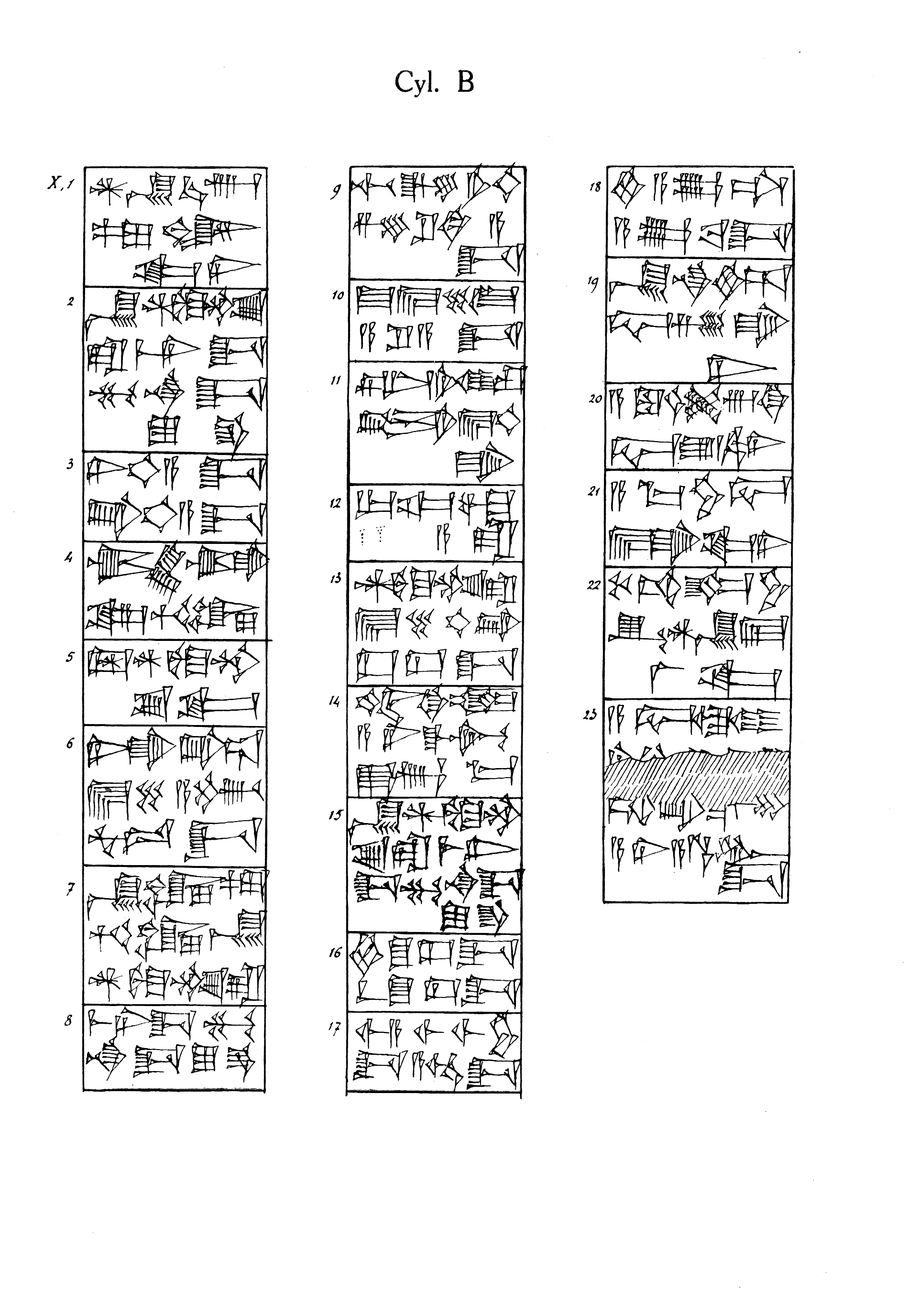
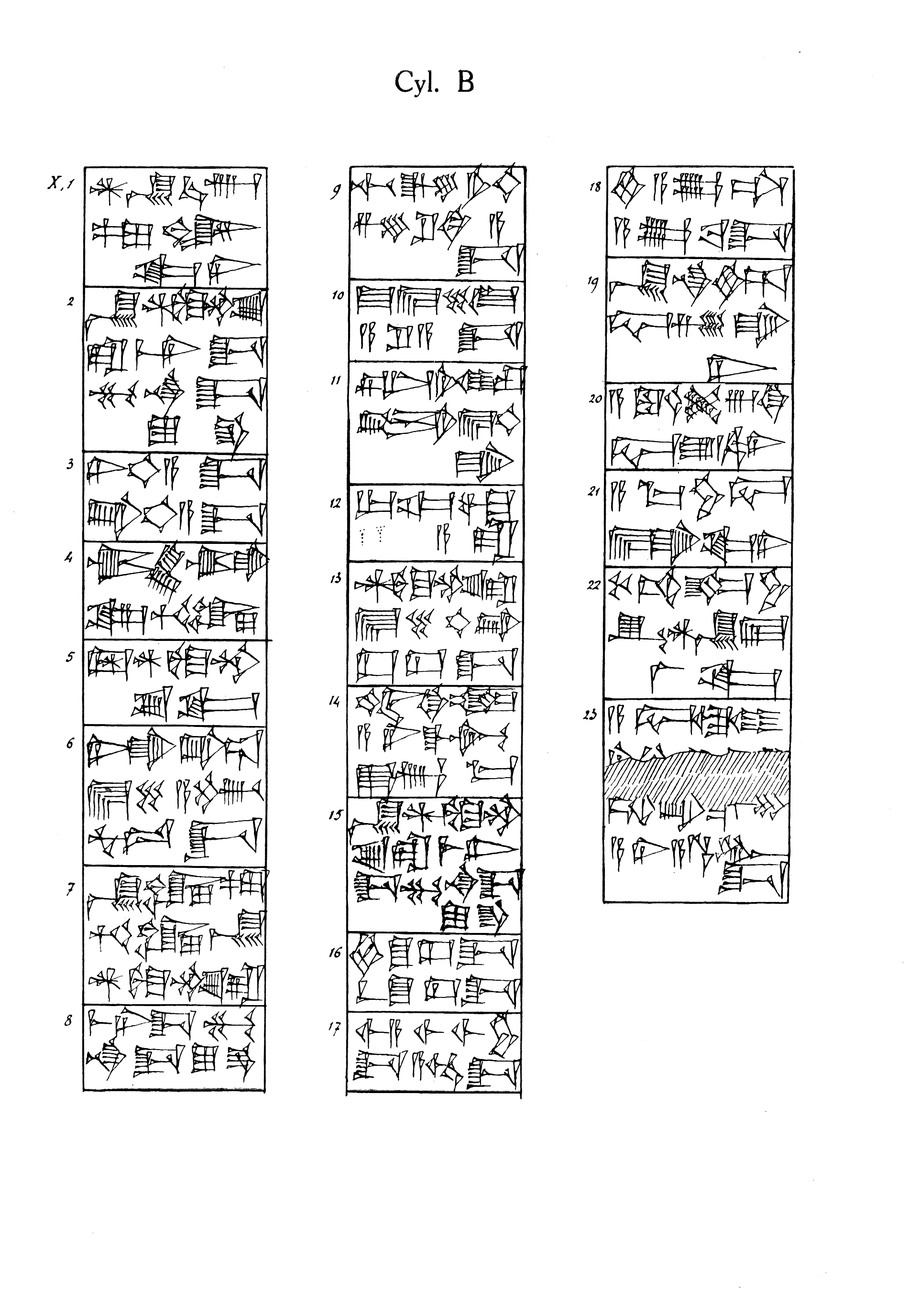
Layer changes from the first 909 × 1311 image to the second:
painted on "40.png" over [184, 383, 726, 571]
